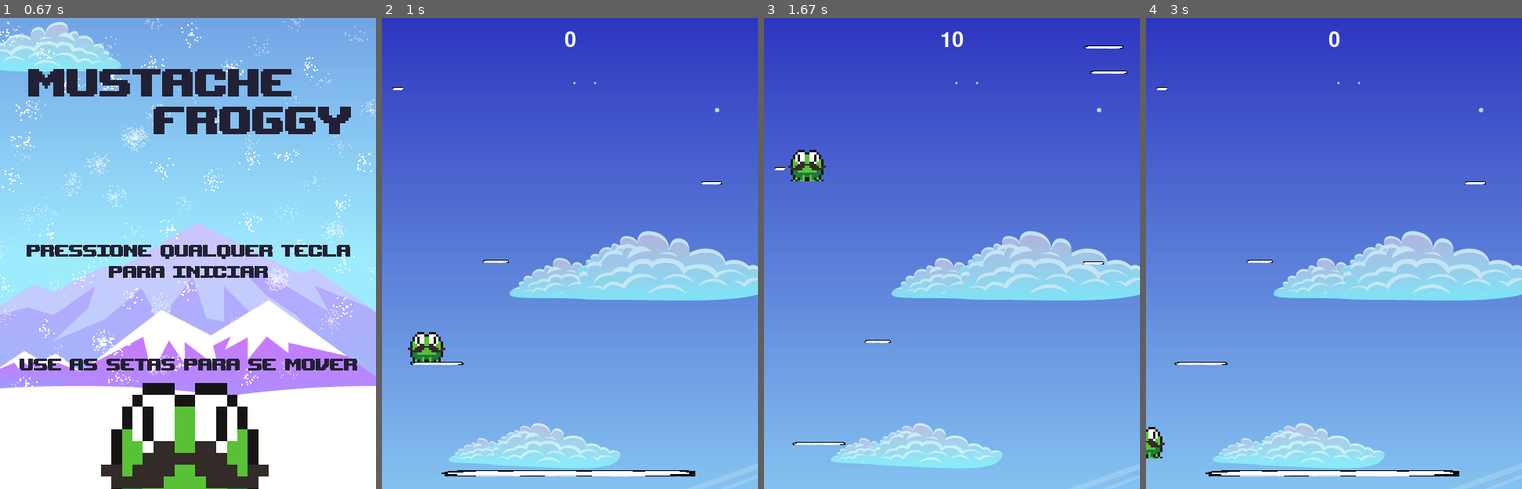
Above: before the commit, frames 1-4 (left to right).
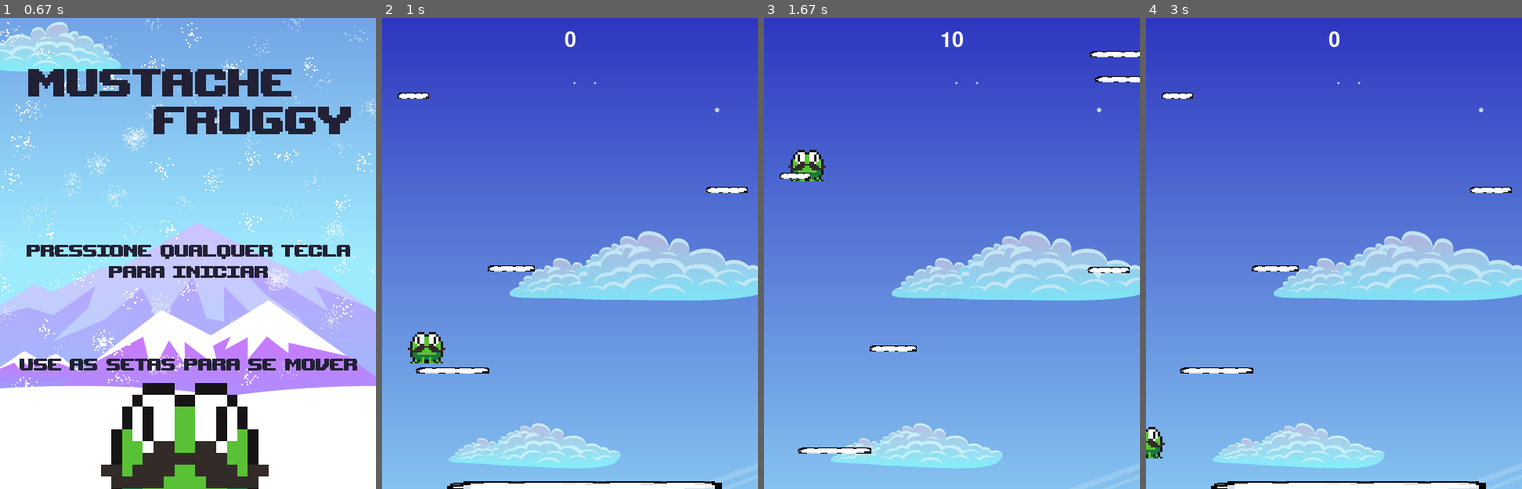
Above: after the commit, the same moments.

Repository: gabrielmmh/PyGame
Game: pygame game, started from main.py
The game is run twice, just before and just after one commit, with the same random seed, the same clock (stepped at 60 frames per second) and the same inputs.
Inputs:
- Up to frame 1 (0.67 s): hold Right from 0.33 s (still down)
- Up to frame 2 (1 s): release Right at 0.8 s; hold Right from 0.83 s (still down)
- Up to frame 3 (1.67 s): release Right at 1.3 s; hold Left from 1.33 s (still down)
- Up to frame 4 (3 s): release Left at 1.87 s; hold Left 1.9-2.3 s; hold Right 2.33-2.97 s

Frame 1 is identical in both runs. In frame 2, 2.9% of the frame differs, in the area x 2-98%, y 14-100%; in frame 3, 1.3%; in frame 4, 2.9%.

Commit message:
alterando  algumas coisas

Diff:
--- a/main.py
+++ b/main.py
@@ -149,7 +149,7 @@
         self.draw_text('Você matou o sapo!', 30, BRANCO, LARGURA/2, ALTURA/4)
         self.draw_text('Pontuação: '+ str(self.score), 22, BRANCO, LARGURA/2, ALTURA/2)
         self.draw_text('Clique em qualquer tecla para jogar novamente', 22, BRANCO, LARGURA/2, ALTURA * 4/5)
-        self.draw_text('Por Pedro Civita, Lucas Tachdjian e Gabriel Hermida', 22, BRANCO, LARGURA/2, ALTURA * 4/5 + 80)
+        #self.draw_text('Por Pedro Civita, Lucas Tachdjian e Gabriel Hermida', 22, BRANCO, LARGURA/2, ALTURA * 4/5 + 80)
         if self.score > self.maior_pont:
             self.maior_pont = self.score
             self.draw_text('NOVO RECORDE!', 22, BRANCO, LARGURA/2, ALTURA/2 + 50)
--- a/sprites.py
+++ b/sprites.py
@@ -23,6 +23,9 @@
         self.pos = vec(0, ALTURA - 40,)
         self.vel = vec(0, 0)
         self.acc = vec(0, 0)
+        self.tempo = 0
+        self.index_image = 0
+
     #--------------------------------------------------------------------------------------------------------
     def load_image(self):
         #personagem
@@ -42,7 +45,7 @@
             a = pg.transform.scale(a,(60,60))
             a.set_colorkey(PRETO)
 
-        self.animation = {'stand':[self.stand], 'air':[self.air]}
+        self.animation = {'stand':self.stand, 'air':self.air}
     #---------------------------------------------------------------------------------------------------
     def update(self):
         #movimentacao com setas do teclado
@@ -65,7 +68,14 @@
             self.pos.x = LARGURA
 
         self.rect.midbottom = self.pos
+        ''' self.status()
+        anime = self.animation[self.status]
+        if self.vel.y > 0:
 
+            center = self.rect.center
+            self.image = anime[0]
+            self.rect = self.image.get_rect()
+            self.rect.center = center '''
     #---------------------------------------------------------------------------------------------------
     def status(self):
         if self.pos.y > 1 or self.pos.y < -1 :
@@ -107,7 +117,7 @@
         pg.sprite.Sprite.__init__(self)
         nuvem = pg.image.load(path.join(img_dir,"Nuvem.png")).convert()
         self.image = nuvem
-        self.image = pg.transform.scale (nuvem, (l, h))
+        self.image = pg.transform.scale (nuvem, (l+40, h*1.9))
         self.image.set_colorkey(PRETO)
         self.rect = self.image.get_rect()
         self.rect.x=x
